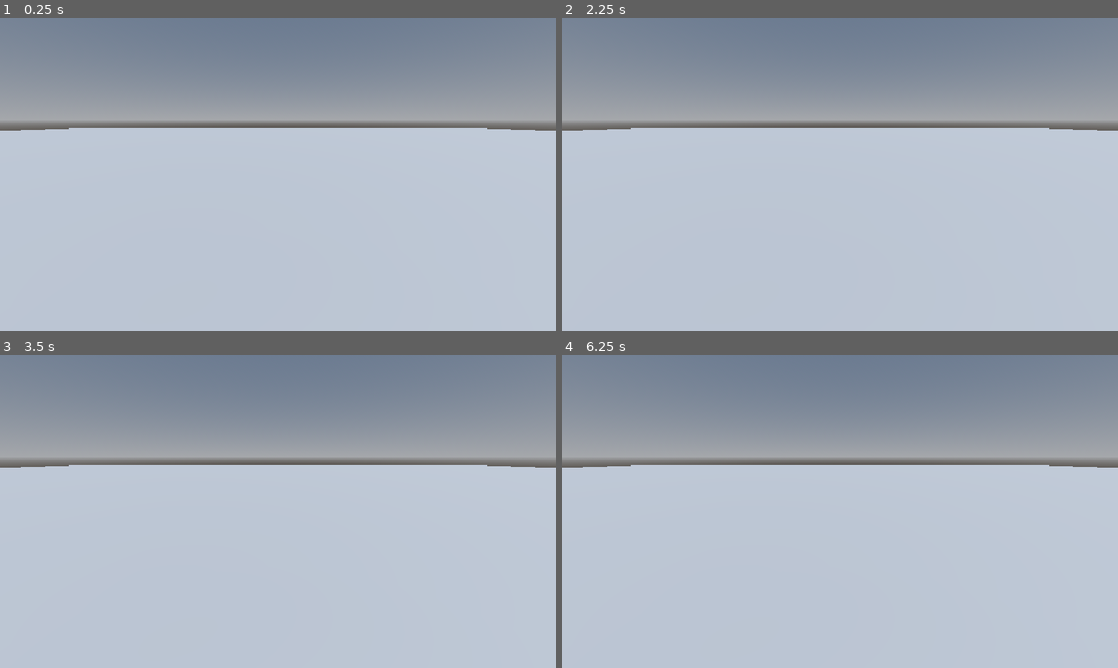
Above: before the commit, frames 1-4 (two rows, left to right).
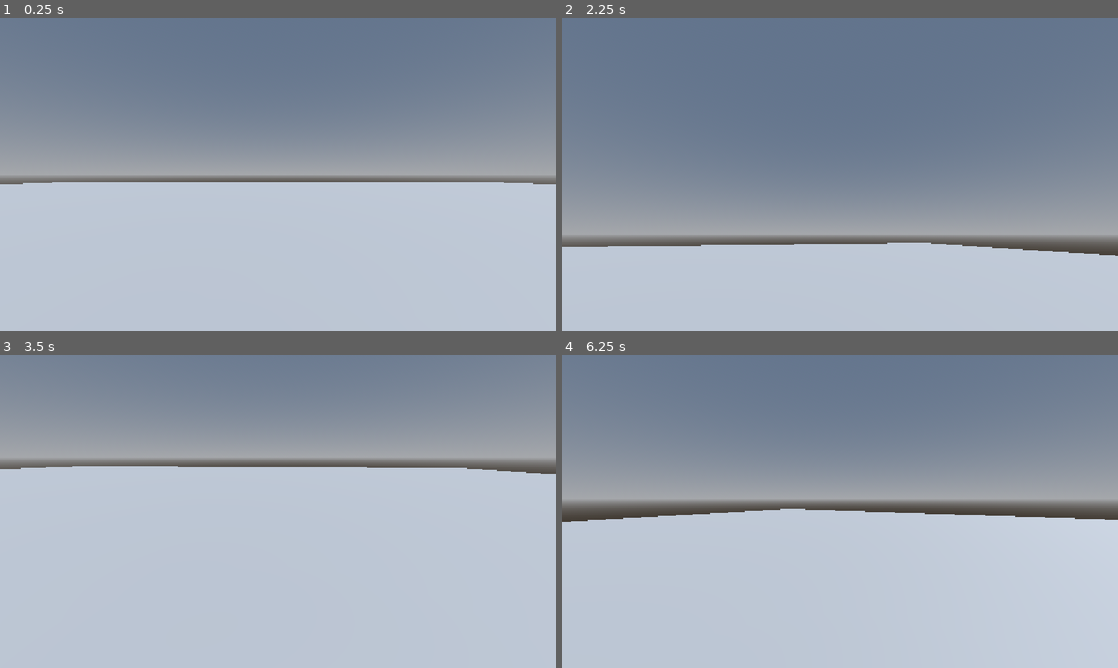
Above: after the commit, the same moments.

Repository: f643s/momentum-game
Game: Godot game, scene res://scenes/world.tscn
Two runs of this game, one before a commit and one after it. Both use one fixed random seed, a clock stepped at 60 frames per second and the inputs below.
Inputs (mouse positions are in pixels of both pictures, inside the frame that each line leads up to):
- Up to frame 1 (0.25 s): no input
- Up to frame 2 (2.25 s): tap Enter at 0.5 s; move the mouse to (962, 158) at 0.52 s; hold D (right, bound only after the commit) 0.53-1.28 s; tap Space (jump, bound only after the commit) at 0.6, 0.77, 1.07, 1.35, 1.52, 1.82, 2.1 s; click (962, 158) at 0.67 s; move the mouse to (728, 190) at 1.27 s; hold S (back, bound only after the commit) 1.28-2.03 s; click (728, 190) at 1.42 s; move the mouse to (895, 105) at 2.02 s; hold D (right, bound only after the commit) from 2.03 s (still down); click (895, 105) at 2.17 s
- Up to frame 3 (3.5 s): move the mouse to (250, 574) at 2.77 s; release D (right, bound only after the commit) at 2.78 s; hold W (forward, bound only after the commit) from 2.78 s (still down); tap Space (jump, bound only after the commit) at 2.85, 3.02, 3.32 s; click (250, 574) at 2.92 s
- Up to frame 4 (6.25 s): move the mouse to (1006, 558) at 3.52 s; release W (forward, bound only after the commit) at 3.53 s; hold A (left, bound only after the commit) 3.53-5.03 s; tap Space (jump, bound only after the commit) at 3.6, 3.77, 4.07, 4.35, 4.52, 4.82, 5.1, 5.85, 6.02 s; click (1006, 558) at 3.67 s; tap Escape (ui_cancel) at 4.15 s; move the mouse to (673, 464) at 4.27 s; click (673, 464) at 4.42 s; move the mouse to (867, 511) at 5.02 s; hold S (back, bound only after the commit) 5.03-5.78 s; click (867, 511) at 5.17 s; move the mouse to (756, 433) at 5.77 s; hold D (right, bound only after the commit) from 5.78 s (still down); click (756, 433) at 5.92 s

The runs differ from the first frame. In frame 1, 31% of the frame differs, in the area x 0-100%, y 19-54%; in frame 2, 59%, in the area x 0-100%, y 9-76%; in frame 3, 0.8%; in frame 4, 26%.

Commit message:
phase 1: basic player + movement config
- player.tscn: capsule body, camera pivot, camera now owns the viewport
- player.gd: mouse look with pitch clamp, WASD, jump, gravity
- MovementConfig resource drives all tuning values
- world.tscn: removed leftover phase 0 camera that was stealing the view
- movement_config.tres: mouse_sensitivity back to a sane 0.002

Diff:
--- /dev/null
+++ b/config/movement_config.tres
@@ -0,0 +1,8 @@
+[gd_resource type="Resource" script_class="MovementConfig" format=3 uid="uid://bs341rxag888y"]
+
+[ext_resource type="Script" uid="uid://c6wwesvqflm3n" path="res://scripts/movement_config.gd" id="1_go2gm"]
+
+[resource]
+script = ExtResource("1_go2gm")
+mouse_sensitivity = 0.002
+metadata/_custom_type_script = "uid://c6wwesvqflm3n"
--- a/project.godot
+++ b/project.godot
@@ -20,6 +20,34 @@
 window/stretch/mode="canvas_items"
 window/stretch/aspect="expand"
 
+[input]
+
+forward={
+"deadzone": 0.2,
+"events": [Object(InputEventKey,"resource_local_to_scene":false,"resource_name":"","device":-1,"window_id":0,"alt_pressed":false,"shift_pressed":false,"ctrl_pressed":false,"meta_pressed":false,"pressed":false,"keycode":0,"physical_keycode":87,"key_label":0,"unicode":87,"location":0,"echo":false,"script":null)
+]
+}
+back={
+"deadzone": 0.2,
+"events": [Object(InputEventKey,"resource_local_to_scene":false,"resource_name":"","device":-1,"window_id":0,"alt_pressed":false,"shift_pressed":false,"ctrl_pressed":false,"meta_pressed":false,"pressed":false,"keycode":0,"physical_keycode":83,"key_label":0,"unicode":115,"location":0,"echo":false,"script":null)
+]
+}
+left={
+"deadzone": 0.2,
+"events": [Object(InputEventKey,"resource_local_to_scene":false,"resource_name":"","device":-1,"window_id":0,"alt_pressed":false,"shift_pressed":false,"ctrl_pressed":false,"meta_pressed":false,"pressed":false,"keycode":0,"physical_keycode":65,"key_label":0,"unicode":97,"location":0,"echo":false,"script":null)
+]
+}
+right={
+"deadzone": 0.2,
+"events": [Object(InputEventKey,"resource_local_to_scene":false,"resource_name":"","device":-1,"window_id":0,"alt_pressed":false,"shift_pressed":false,"ctrl_pressed":false,"meta_pressed":false,"pressed":false,"keycode":0,"physical_keycode":68,"key_label":0,"unicode":100,"location":0,"echo":false,"script":null)
+]
+}
+jump={
+"deadzone": 0.2,
+"events": [Object(InputEventKey,"resource_local_to_scene":false,"resource_name":"","device":-1,"window_id":0,"alt_pressed":false,"shift_pressed":false,"ctrl_pressed":false,"meta_pressed":false,"pressed":false,"keycode":0,"physical_keycode":32,"key_label":0,"unicode":32,"location":0,"echo":false,"script":null)
+]
+}
+
 [physics]
 
 3d/physics_engine="Jolt Physics"
--- /dev/null
+++ b/scenes/player.tscn
@@ -0,0 +1,22 @@
+[gd_scene format=3 uid="uid://u8l7125xd1kv"]
+
+[ext_resource type="Script" uid="uid://1fbjvcqhalet" path="res://scripts/player.gd" id="1_g2els"]
+[ext_resource type="Resource" uid="uid://bs341rxag888y" path="res://config/movement_config.tres" id="2_qhqgy"]
+
+[sub_resource type="CapsuleShape3D" id="CapsuleShape3D_fkeca"]
+radius = 0.4
+height = 1.8
+
+[node name="Player" type="CharacterBody3D" unique_id=1279136701]
+script = ExtResource("1_g2els")
+config = ExtResource("2_qhqgy")
+
+[node name="CollisionShape3D" type="CollisionShape3D" parent="." unique_id=779531210]
+transform = Transform3D(1, 0, 0, 0, 1, 0, 0, 0, 1, 0, 0.9, 0)
+shape = SubResource("CapsuleShape3D_fkeca")
+
+[node name="CameraPivot" type="Node3D" parent="." unique_id=523432855]
+transform = Transform3D(1, 0, 0, 0, 1, 0, 0, 0, 1, 0, 1.6, 0)
+
+[node name="Camera3D" type="Camera3D" parent="CameraPivot" unique_id=266917068]
+current = true
--- a/scenes/world.tscn
+++ b/scenes/world.tscn
@@ -1,4 +1,6 @@
 [gd_scene format=3 uid="uid://cxttoooipq5fw"]
+
+[ext_resource type="PackedScene" uid="uid://u8l7125xd1kv" path="res://scenes/player.tscn" id="1_nnsk1"]
 
 [sub_resource type="BoxMesh" id="BoxMesh_coc8u"]
 size = Vector3(100, 1, 100)
@@ -34,5 +36,5 @@
 [node name="WorldEnvironment" type="WorldEnvironment" parent="." unique_id=537243733]
 environment = SubResource("Environment_fkeca")
 
-[node name="Camera3D" type="Camera3D" parent="." unique_id=140348907]
-transform = Transform3D(1, 0, 0, 0, 0.9659258, 0.25881904, 0, -0.25881904, 0.9659258, 0, 2, 6)
+[node name="Player" parent="." unique_id=1279136701 instance=ExtResource("1_nnsk1")]
+transform = Transform3D(1, 0, 0, 0, 1, 0, 0, 0, 1, 0, 1, 0)
--- /dev/null
+++ b/scripts/movement_config.gd
@@ -0,0 +1,13 @@
+class_name MovementConfig
+extends Resource
+
+## Walking speed in meters per second. Higher = faster running.
+@export var walk_speed: float = 8.0
+## Upward speed at the moment of a jump. Higher = bigger jump.
+@export var jump_velocity: float = 9.0
+## Downward pull in m/s^2. Higher = snappier, heavier falls.
+@export var gravity: float = 25.0
+## Radians of rotation per mouse pixel. Higher = twitchier look.
+@export var mouse_sensitivity: float = 0.002
+## Highest you can look up or down, in degrees.
+@export var max_pitch_degrees: float = 89.0
--- /dev/null
+++ b/scripts/player.gd
@@ -0,0 +1,45 @@
+extends CharacterBody3D
+
+## The tuning file. Assign movement_config.tres in the Inspector.
+@export var config: MovementConfig
+
+@onready var pivot: Node3D = $CameraPivot
+
+
+func _ready() -> void:
+	# Safety net: if the config resource was never assigned, fall back to defaults
+	# so the player still moves instead of crashing.
+	if config == null:
+		config = MovementConfig.new()
+	Input.mouse_mode = Input.MOUSE_MODE_CAPTURED
+
+
+func _unhandled_input(event: InputEvent) -> void:
+	# Esc frees the mouse, clicking the window captures it again.
+	if event.is_action_pressed("ui_cancel"):
+		Input.mouse_mode = Input.MOUSE_MODE_VISIBLE
+	elif event is InputEventMouseButton and event.pressed:
+		Input.mouse_mode = Input.MOUSE_MODE_CAPTURED
+
+	if event is InputEventMouseMotion and Input.mouse_mode == Input.MOUSE_MODE_CAPTURED:
+		# Left/right turns the whole body, up/down tilts only the camera pivot.
+		rotate_y(-event.relative.x * config.mouse_sensitivity)
+		var max_pitch: float = deg_to_rad(config.max_pitch_degrees)
+		pivot.rotation.x = clampf(
+			pivot.rotation.x - event.relative.y * config.mouse_sensitivity,
+			-max_pitch, max_pitch)
+
+
+func _physics_process(delta: float) -> void:
+	if not is_on_floor():
+		velocity.y -= config.gravity * delta
+
+	if Input.is_action_just_pressed("jump") and is_on_floor():
+		velocity.y = config.jump_velocity
+
+	var input_dir: Vector2 = Input.get_vector("left", "right", "forward", "back")
+	var direction: Vector3 = (transform.basis * Vector3(input_dir.x, 0.0, input_dir.y)).normalized()
+	velocity.x = direction.x * config.walk_speed
+	velocity.z = direction.z * config.walk_speed
+
+	move_and_slide()
Not shown, added: scripts/movement_config.gd.uid
Not shown, added: scripts/player.gd.uid
Not shown, added: important/AGENTS.md
Not shown, added: important/README.md
Not shown, added: important/docs/00-agent-prompt.md
Not shown, added: important/docs/01-design.md
Not shown, added: important/docs/02-setup.md
Not shown, added: important/docs/03-architecture.md
Not shown, added: important/docs/04-roadmap.md
Not shown, added: important/docs/05-juice.md
Not shown, added: important/docs/06-testing.md
Not shown, added: important/docs/07-modding.md
(and 1 more such lines)
